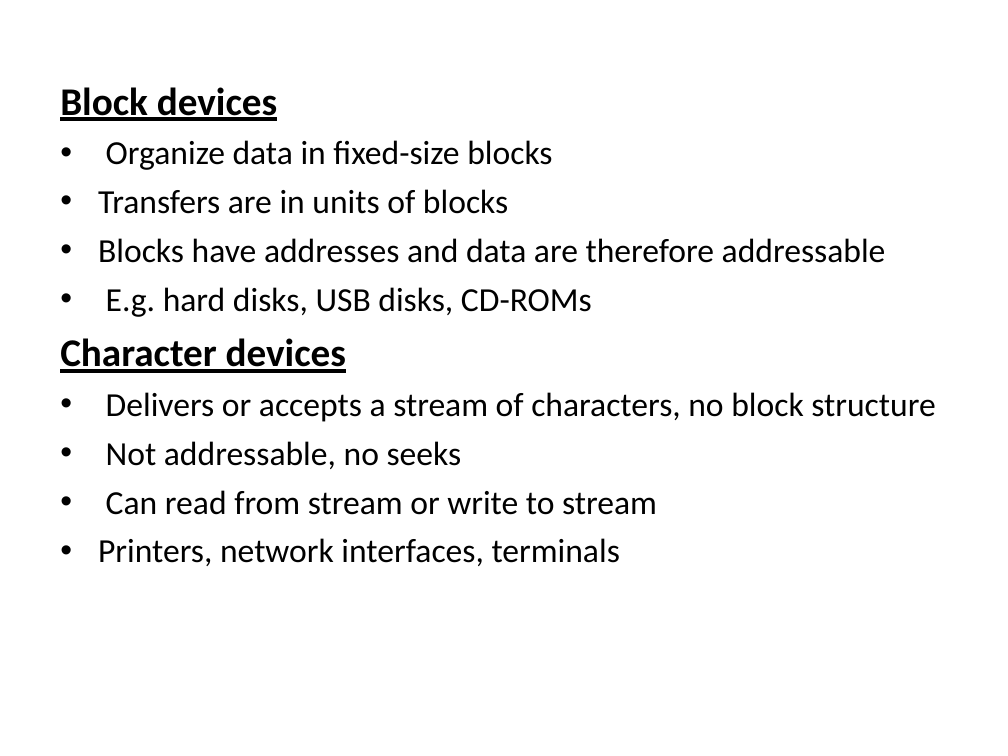
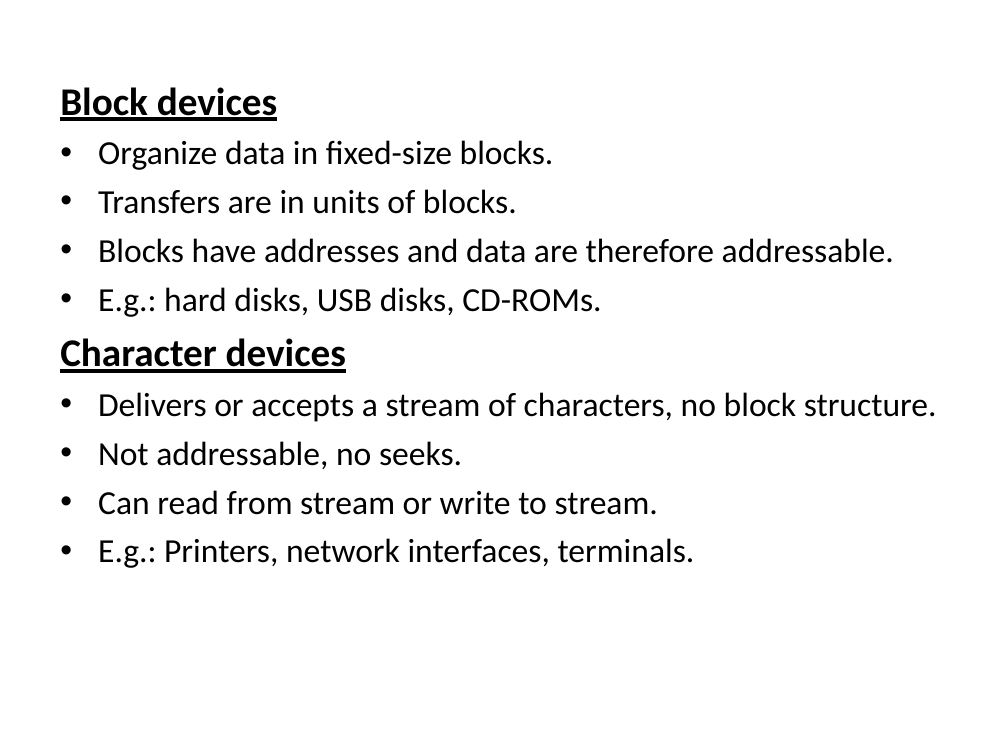
Before and after one commit to kazimsayed954/S5, a slide deck: slide 60 of 02. System Software/Sir's PPTs/6. Editors and Debuggers.ppt (slide 57 before the commit). Drawn at 1008x756 pixels with LibreOffice and Linux fonts; fonts in the diff are those of the drawing. Boxes give left, top, right and bottom in pixels: in the first picture for what was removed or moved away, otherwise in the second. Text is boxed around its words. In the diff, an @@ line names an element or a change of style, - is before the commit and + after.

```diff
--- a/02. System Software/Sir's PPTs/6. Editors and Debuggers.ppt
+++ b/02. System Software/Sir's PPTs/6. Editors and Debuggers.ppt
@@ text at [98,140,894,317]: text changed @@
-• Organize data in fixed-size blocks
-• Transfers are in units of blocks
-• Blocks have addresses and data are therefore addressable
-• E.g. hard disks, USB disks, CD-ROMs
+• Organize data in fixed-size blocks.
+• Transfers are in units of blocks.
+• Blocks have addresses and data are therefore addressable.
+• E.g.: hard disks, USB disks, CD-ROMs.
@@ text at [98,392,937,568]: text changed @@
-• Delivers or accepts a stream of characters, no block structure
-• Not addressable, no seeks
-• Can read from stream or write to stream
-• Printers, network interfaces, terminals
+• Delivers or accepts a stream of characters, no block structure.
+• Not addressable, no seeks.
+• Can read from stream or write to stream.
+• E.g.: Printers, network interfaces, terminals.
```
Also in this commit, not shown: 46 other slides changed, 3 slides added, 1 other file.
